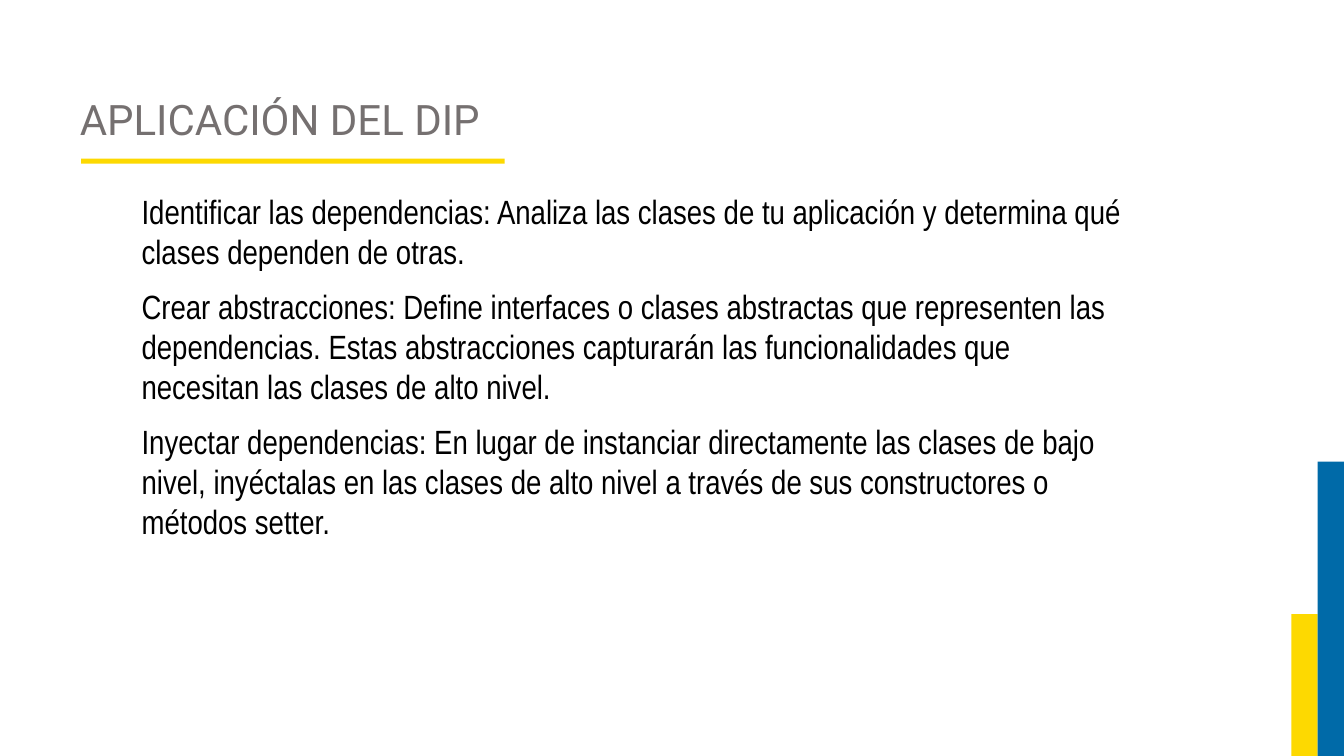
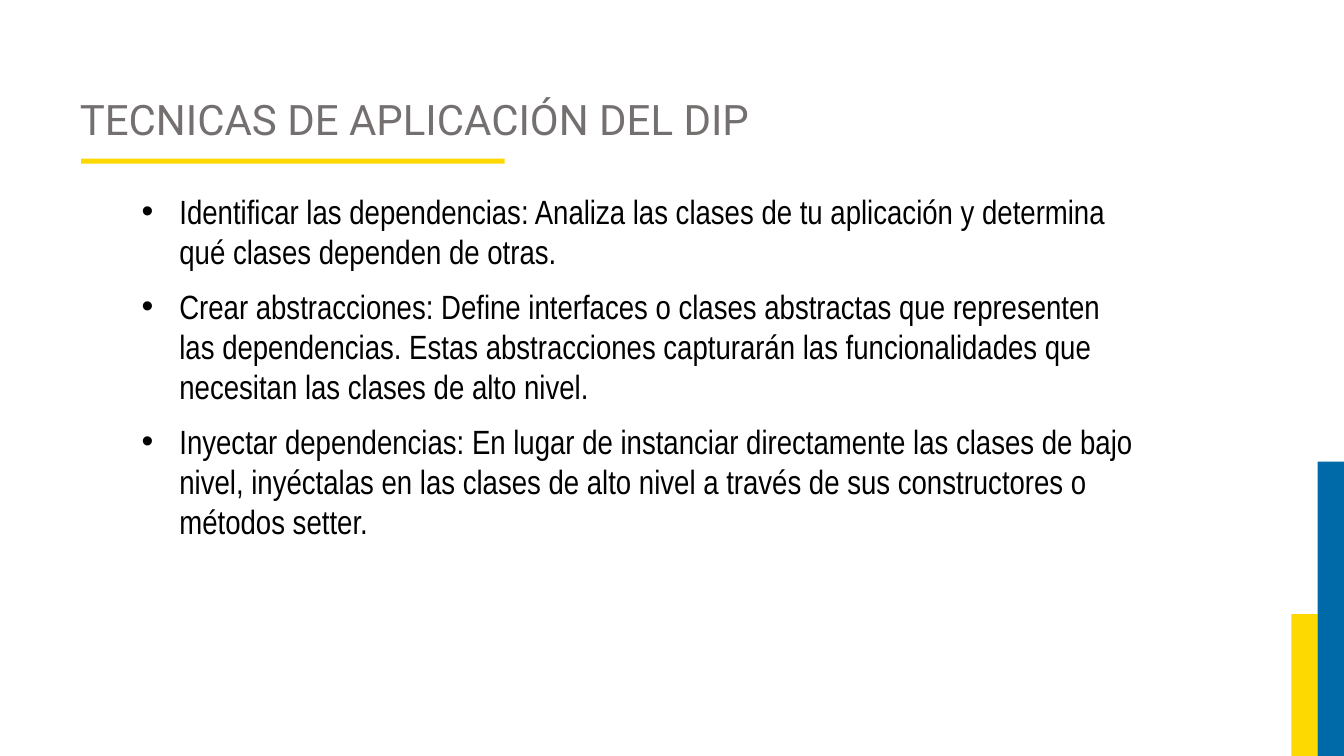
Before and after one commit to JorgeAlejandroAguirreGutierrez/proyecto-luis, a slide deck: slide 49 of Curso Ingenieria del Software 2/DIAPOSITIVAS DE INGENIERIA DEL SOFTWARE 2.pptx (slide 55 before the commit). Drawn at 1344x756 pixels with LibreOffice and Linux fonts; fonts in the diff are those of the drawing; background and template pictures are left out. Boxes give left, top, right and bottom in pixels: in the first picture for what was removed or moved away, otherwise in the second. Text is boxed around its words. In the diff, an @@ line names an element or a change of style, - is before the commit and + after.

```diff
--- a/Curso Ingenieria del Software 2/DIAPOSITIVAS DE INGENIERIA DEL SOFTWARE 2.pptx
+++ b/Curso Ingenieria del Software 2/DIAPOSITIVAS DE INGENIERIA DEL SOFTWARE 2.pptx
@@ title at [80, 97, 749, 136]: text changed @@
-APLICACIÓN DEL DIP
+TECNICAS DE APLICACIÓN DEL DIP
@@ text "Identificar las dependencias: Analiza las ..." at [179, 199, 1132, 535]: bullet none to • @@
```
Also in this commit, not shown: 8 other slides changed, 15 slides added, 6 slides removed, 22 other files.
